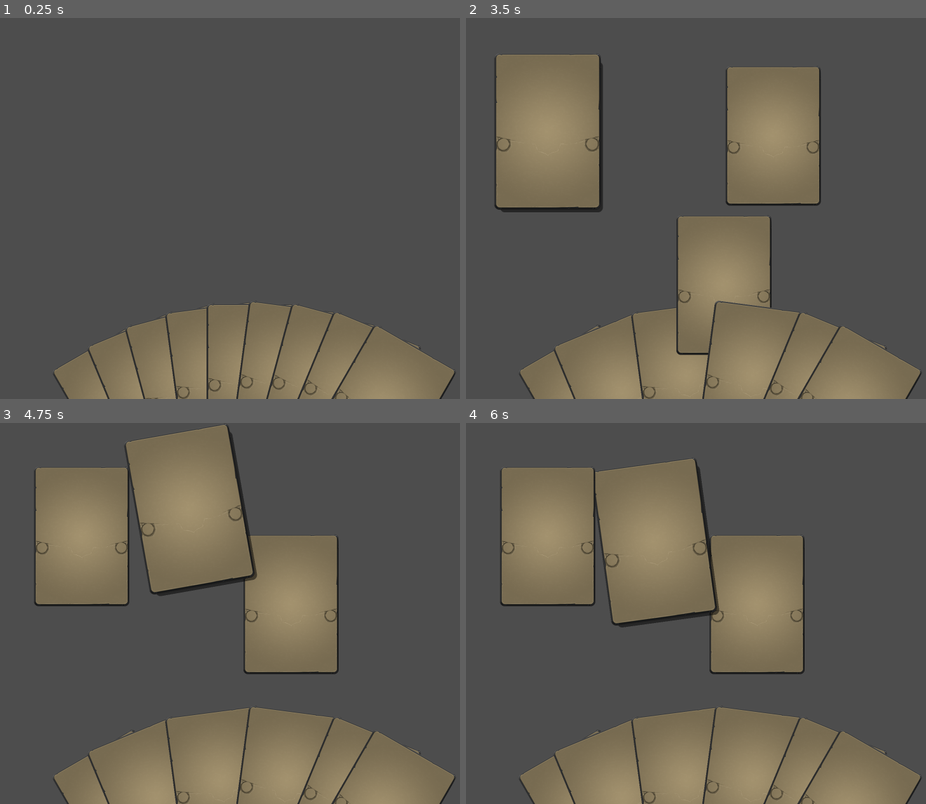
Above: before the commit, frames 1-4 (two rows, left to right).
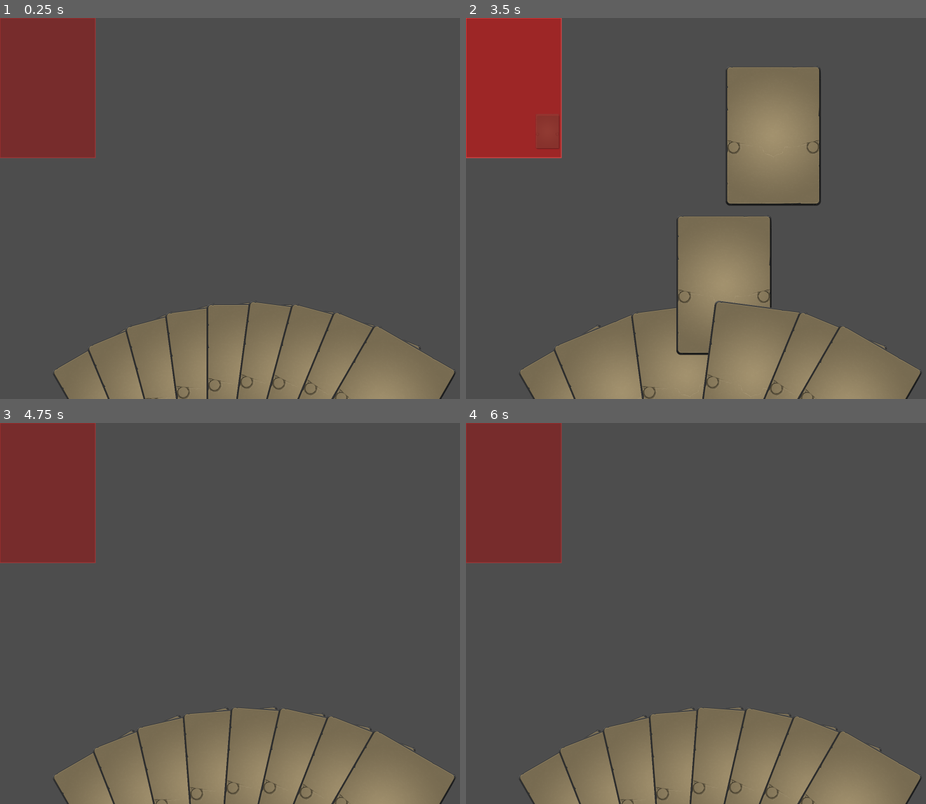
Above: after the commit, the same moments.

Repository: chenkjia/godot-script
Game: Godot game, scene res://Main.tscn
Two runs of this game, one before a commit and one after it. Both use one fixed random seed, a clock stepped at 60 frames per second and the inputs below.
Inputs (mouse positions are in pixels of both pictures, inside the frame that each line leads up to):
- Up to frame 1 (0.25 s): no input
- Up to frame 2 (3.5 s): tap Enter at 0.5 s; drag from (622, 391) to (769, 124) at 0.52 s; drag from (686, 376) to (696, 284) at 1.27 s; move the mouse to (751, 376) at 2.02 s; click (751, 376) at 2.17 s; tap Space at 2.75 s; drag from (815, 391) to (567, 151) at 2.77 s
- Up to frame 3 (4.75 s): drag from (308, 541) to (280, 613) at 3.52 s; drag from (257, 689) to (179, 518) at 4.27 s
- Up to frame 4 (6 s): move the mouse to (548, 537) at 5.02 s; click (548, 537) at 5.17 s; tap Enter at 5.75 s; drag from (645, 518) to (617, 632) at 5.77 s

The runs differ from the first frame. In frame 1, 7.7% of the frame differs, in the area x 0-21%, y 0-37%; in frame 2, 13%; in frame 3, 30%; in frame 4, 30%, in the area x 0-92%, y 0-100%.

Commit message:
卡片手牌的销毁

Diff:
--- a/Main.tscn
+++ b/Main.tscn
@@ -1,6 +1,7 @@
-[gd_scene load_steps=2 format=3 uid="uid://c2u6yugpqkb8j"]
+[gd_scene load_steps=3 format=3 uid="uid://c2u6yugpqkb8j"]
 
 [ext_resource type="PackedScene" uid="uid://daahyvmi548l3" path="res://components/CardManager.tscn" id="1_glv2v"]
+[ext_resource type="PackedScene" uid="uid://bmafjn5ssun1d" path="res://components/CardTrash.tscn" id="2_uu6xs"]
 
 [node name="Main" type="Control"]
 layout_mode = 3
@@ -13,8 +14,5 @@
 [node name="CardManager" parent="." instance=ExtResource("1_glv2v")]
 layout_mode = 1
 
-[node name="CardTrash" type="Control" parent="."]
-modulate = Color(0.59402686, 0.2197401, 0.2704991, 1)
-anchors_preset = 0
-offset_right = 300.0
-offset_bottom = 440.0
+[node name="CardTrash" parent="." instance=ExtResource("2_uu6xs")]
+layout_mode = 0
--- a/components/Card.tscn
+++ b/components/Card.tscn
@@ -1,7 +1,10 @@
-[gd_scene load_steps=3 format=3 uid="uid://ccdbwlql03nqu"]
+[gd_scene load_steps=4 format=3 uid="uid://ccdbwlql03nqu"]
 
 [ext_resource type="Script" uid="uid://c3yijigf5a4a2" path="res://components/card.gd" id="1_21rx5"]
 [ext_resource type="Texture2D" uid="uid://e6bcc7omlliv" path="res://assets/card_bg.png" id="2_hael8"]
+
+[sub_resource type="RectangleShape2D" id="RectangleShape2D_card"]
+size = Vector2(300, 440)
 
 [node name="Card" type="Control"]
 layout_mode = 3
@@ -27,5 +30,10 @@
 pivot_offset = Vector2(150, 220)
 texture = ExtResource("2_hael8")
 
+[node name="Area2D" type="Area2D" parent="."]
+
+[node name="CollisionShape2D" type="CollisionShape2D" parent="Area2D"]
+shape = SubResource("RectangleShape2D_card")
+
 [connection signal="mouse_entered" from="." to="." method="_on_mouse_entered"]
 [connection signal="mouse_exited" from="." to="." method="_on_mouse_exited"]
--- /dev/null
+++ b/components/CardTrash.tscn
@@ -0,0 +1,22 @@
+[gd_scene load_steps=3 format=3 uid="uid://bmafjn5ssun1d"]
+
+[ext_resource type="Script" uid="uid://d1v4e2yxoe38y" path="res://components/card_trash.gd" id="1_sl1gn"]
+
+[sub_resource type="RectangleShape2D" id="RectangleShape2D_glv2v"]
+size = Vector2(300, 440)
+
+[node name="CardTrash" type="Control" groups=["card_trash"]]
+modulate = Color(0.59402686, 0.2197401, 0.2704991, 1)
+layout_mode = 3
+anchors_preset = 0
+offset_left = 200.0
+offset_top = 300.0
+offset_right = 200.0
+offset_bottom = 300.0
+script = ExtResource("1_sl1gn")
+
+[node name="Area2D" type="Area2D" parent="."]
+
+[node name="CollisionShape2D" type="CollisionShape2D" parent="Area2D"]
+shape = SubResource("RectangleShape2D_glv2v")
+debug_color = Color(0.76172197, 0.31255952, 0.81962895, 0.41960785)
--- a/components/card.gd
+++ b/components/card.gd
@@ -60,6 +60,8 @@
 			else:
 				if dragging:
 					dragging = false
+					# 检查是否在垃圾桶区域内
+					check_trash_area()
 					# 停止旋转动画并归零（卡片和阴影同步）
 					if tween_rot:
 						tween_rot.kill()
@@ -87,3 +89,36 @@
 		tween_rot.kill()
 	tween_rot = create_tween()
 	tween_rot.tween_property(card, "rotation_degrees", target_rotation, 0.08)
+
+# 检查卡片是否在垃圾桶区域内
+func check_trash_area() -> void:
+	# 查找垃圾桶节点
+	var trash_nodes = get_tree().get_nodes_in_group("card_trash")
+	if trash_nodes.is_empty():
+		# 如果没有找到组，尝试通过类型查找
+		trash_nodes = []
+		var all_nodes = get_tree().get_nodes_in_group("card_trash")
+		if all_nodes.is_empty():
+			# 遍历场景查找垃圾桶
+			var root = get_tree().current_scene
+			trash_nodes = find_trash_nodes(root)
+
+	for trash in trash_nodes:
+		if trash.has_method("is_card_in_trash_area") and trash.is_card_in_trash_area(self):
+			# 卡片在垃圾桶区域内，销毁卡片
+			trash.destroy_card(self)
+			return
+
+# 递归查找垃圾桶节点
+func find_trash_nodes(node: Node) -> Array:
+	var trash_nodes = []
+
+	# 检查当前节点是否是垃圾桶
+	if node.has_method("is_card_in_trash_area"):
+		trash_nodes.append(node)
+
+	# 递归检查子节点
+	for child in node.get_children():
+		trash_nodes.append_array(find_trash_nodes(child))
+
+	return trash_nodes
--- a/components/card_manager.gd
+++ b/components/card_manager.gd
@@ -14,6 +14,9 @@
 @export var card_lift: float = 30.0  # 卡片向上抬起的距离
 
 func _ready() -> void:
+	# 将卡片管理器添加到组中，方便垃圾桶找到
+	add_to_group("card_manager")
+
 	# 连接窗口大小改变信号
 	resized.connect(_on_resized)
 	# 加载九张卡片到页面底部
@@ -79,6 +82,13 @@
 			card.queue_free()
 	cards.clear()
 
-# 当窗口大小改变时重新布局
+# 窗口大小改变时重新布局
 func _on_resized() -> void:
 	arrange_cards_in_fan()
+
+# 移除卡片并重新布局
+func remove_card(card: Node) -> void:
+	if card in cards:
+		cards.erase(card)
+		# 重新布局剩余卡片
+		arrange_cards_in_fan()
--- /dev/null
+++ b/components/card_trash.gd
@@ -0,0 +1,97 @@
+extends Control
+
+# 垃圾桶区域
+@onready var area_2d: Area2D = $Area2D
+@onready var collision_shape: CollisionShape2D = $Area2D/CollisionShape2D
+
+# 导出参数
+@export var trash_color: Color = Color(0.8, 0.2, 0.2, 0.7)  # 垃圾桶背景颜色
+@export var highlight_color: Color = Color(1.0, 0.3, 0.3, 0.9)  # 高亮颜色
+@export var trash_size: Vector2 = Vector2(300, 440)  # 垃圾桶大小
+
+# 状态变量
+var is_highlighted: bool = false
+var cards_in_area: Array[Node] = []
+
+func _ready() -> void:
+	# 设置垃圾桶大小和颜色
+	setup_trash_area()
+
+	# 只连接area信号，因为卡片是Control类型，不是物理体
+	area_2d.area_entered.connect(_on_area_entered)
+	area_2d.area_exited.connect(_on_area_exited)
+
+func setup_trash_area() -> void:
+	# 设置碰撞区域大小
+	var shape = collision_shape.shape as RectangleShape2D
+	if shape:
+		shape.size = trash_size
+
+	# 设置初始颜色
+	modulate = trash_color
+
+	# 设置最小尺寸
+	custom_minimum_size = trash_size
+
+func _on_area_entered(area: Area2D) -> void:
+	var parent = area.get_parent()
+	if parent and parent.has_method("get_script") and parent.get_script() != null:
+		var script_path = parent.get_script().resource_path
+		if "card.gd" in script_path:
+			cards_in_area.append(parent)
+			highlight_trash()
+
+func _on_area_exited(area: Area2D) -> void:
+	var parent = area.get_parent()
+	if parent in cards_in_area:
+		cards_in_area.erase(parent)
+		if cards_in_area.is_empty():
+			unhighlight_trash()
+
+func highlight_trash() -> void:
+	if not is_highlighted:
+		is_highlighted = true
+		var tween = create_tween()
+		tween.tween_property(self, "modulate", highlight_color, 0.2)
+
+func unhighlight_trash() -> void:
+	if is_highlighted:
+		is_highlighted = false
+		var tween = create_tween()
+		tween.tween_property(self, "modulate", trash_color, 0.2)
+
+# 检查卡片是否在垃圾桶区域内
+func is_card_in_trash_area(card: Node) -> bool:
+	return card in cards_in_area
+
+# 销毁卡片
+func destroy_card(card: Node) -> void:
+	if card in cards_in_area:
+		cards_in_area.erase(card)
+
+		# 播放销毁动画
+		var tween = create_tween()
+		tween.parallel().tween_property(card, "scale", Vector2.ZERO, 0.3)
+		tween.parallel().tween_property(card, "modulate:a", 0.0, 0.3)
+
+		# 动画完成后销毁节点
+		await tween.finished
+
+		# 通知卡片管理器移除卡片
+		var card_manager = get_tree().get_first_node_in_group("card_manager")
+		if card_manager and card_manager.has_method("remove_card"):
+			card_manager.remove_card(card)
+
+		card.queue_free()
+
+		# 如果没有卡片了，取消高亮
+		if cards_in_area.is_empty():
+			unhighlight_trash()
+
+func _draw() -> void:
+	# 绘制垃圾桶背景
+	var rect = Rect2(Vector2.ZERO, trash_size)
+	draw_rect(rect, modulate, true)
+
+	# 绘制边框
+	draw_rect(rect, Color.WHITE, false, 2.0)
Not shown, added: components/card_trash.gd.uid
